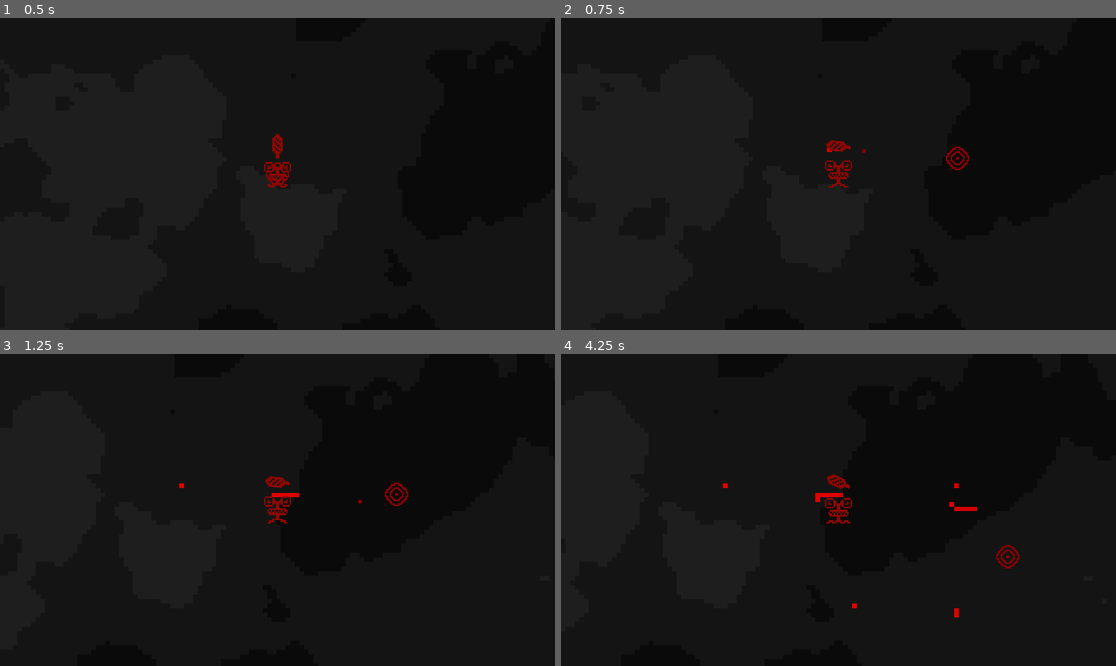
Above: before the commit, frames 1-4 (two rows, left to right).
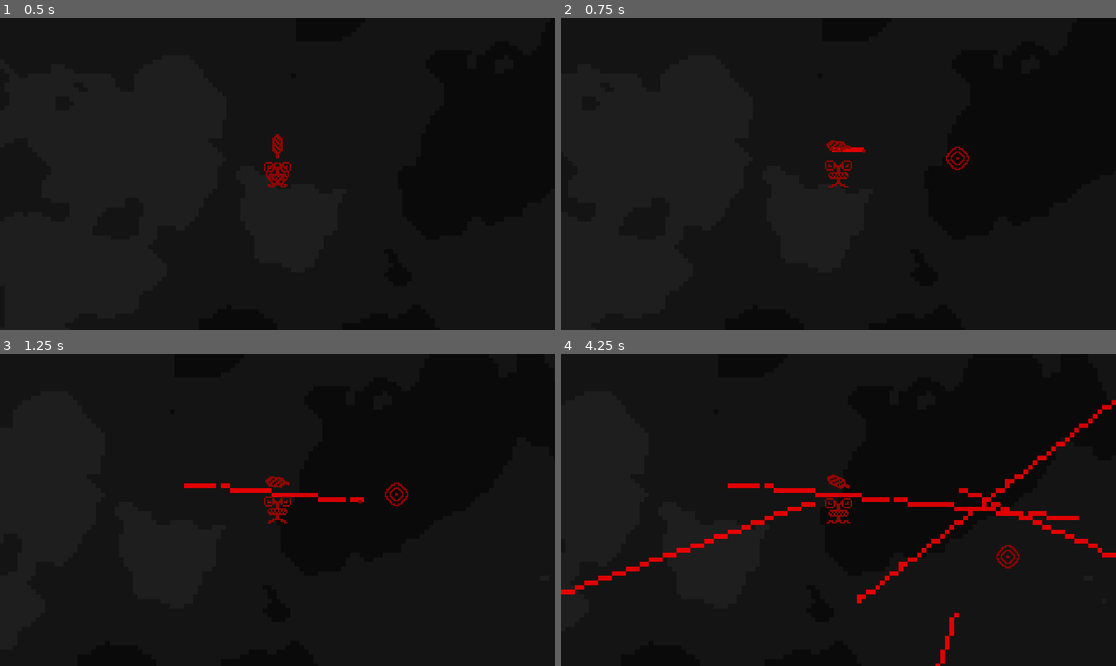
Above: after the commit, the same moments.

Repository: martindieck/color-contagion
Game: Godot game, scene res://Scenes/game.tscn
The game is run twice, just before and just after one commit, with the same random seed, the same clock (stepped at 60 frames per second) and the same inputs.
Inputs (mouse positions are in pixels of both pictures, inside the frame that each line leads up to):
- Up to frame 1 (0.5 s): no input
- Up to frame 2 (0.75 s): move the mouse to (960, 158) at 0.52 s; hold D (move_right) from 0.53 s (still down); click (960, 158) at 0.6 s
- Up to frame 3 (1.25 s): keep holding D (move_right)
- Up to frame 4 (4.25 s): move the mouse to (727, 525) at 1.27 s; release D (move_right) at 1.28 s; hold Down (move_down) 1.28-2.03 s; click (727, 525) at 1.35 s; move the mouse to (894, 441) at 2.02 s; hold D (move_right) 2.03-2.78 s; click (894, 441) at 2.1 s; move the mouse to (810, 572) at 2.77 s; hold W (move_up) 2.78-3.53 s; click (810, 572) at 2.85 s; move the mouse to (1005, 556) at 3.52 s; hold A (move_left) from 3.53 s (still down); click (1005, 556) at 3.6 s

Frame 1 is identical in both runs. In frame 2, less than 0.1% of the frame differs, in the area x 47-55%, y 41-43%; in frame 3, 0.4%; in frame 4, 2.8%, in the area x 0-100%, y 14-100%.

Commit message:
Got the Painting to Work

Diff:
--- a/Godot Project/bullet.gd
+++ b/Godot Project/Scenes/bullet.gd
@@ -14,5 +14,4 @@
 	if travelled_distance > RANGE:
 		queue_free()
 
-func _on_body_entered(body):
 	tilemap.change_tileset(position)
--- a/Godot Project/Scenes/bullet.gdshader
+++ /dev/null
@@ -1,15 +0,0 @@
-shader_type canvas_item;
-
-uniform vec2 bullet_hit;
-
-void fragment() {
-    // Calculate distance to the bullet hit
-    float dist = distance(bullet_hit, SCREEN_UV);
-
-    // Adjust the range and intensity based on your preferences
-    float range = 0.05;
-    float intensity = 0.7;
-
-    // Apply red color gradually along the trace
-    COLOR.rgb += vec3(1.0, 0.0, 0.0) * smoothstep(range, 0.0, dist) * intensity;
-}
--- a/Godot Project/Scenes/bullet.tscn
+++ b/Godot Project/Scenes/bullet.tscn
@@ -1,6 +1,6 @@
 [gd_scene load_steps=4 format=3 uid="uid://lxrvc5jqeksg"]
 
-[ext_resource type="Script" path="res://bullet.gd" id="1_durx4"]
+[ext_resource type="Script" path="res://Scenes/bullet.gd" id="1_76aeo"]
 [ext_resource type="Texture2D" uid="uid://b8wknjdk855hl" path="res://Sprites/Bullet.png" id="2_wj32t"]
 
 [sub_resource type="RectangleShape2D" id="RectangleShape2D_r7xf0"]
@@ -11,7 +11,7 @@
 scale = Vector2(6, 6)
 collision_layer = 3
 collision_mask = 3
-script = ExtResource("1_durx4")
+script = ExtResource("1_76aeo")
 
 [node name="CollisionShape2D" type="CollisionShape2D" parent="."]
 shape = SubResource("RectangleShape2D_r7xf0")
--- a/Godot Project/terrain.gd
+++ b/Godot Project/Scenes/terrain.gd
@@ -15,7 +15,10 @@
 	var x_coord = tile_pos.x
 	var y_coord = tile_pos.y
 	var dict_key = str(Vector2(x_coord,y_coord))
-	tile_dict[dict_key] = true
+	if dict_key in tile_dict && tile_dict[dict_key]:
+		pass
+	else:
+		tile_dict[dict_key] = true
 
 func _process(delta):
 	generate_chunk(player.position)
--- a/Godot Project/Scenes/terrain.tscn
+++ b/Godot Project/Scenes/terrain.tscn
@@ -1,46 +1,21 @@
 [gd_scene load_steps=5 format=3 uid="uid://jhqd3iimsw3n"]
 
 [ext_resource type="Texture2D" uid="uid://bujntn61cwl53" path="res://Sprites/Full_Terrain-Sheet.png" id="2_4s4ki"]
-[ext_resource type="Script" path="res://terrain.gd" id="2_c6ha0"]
+[ext_resource type="Script" path="res://Scenes/terrain.gd" id="2_c6ha0"]
 
 [sub_resource type="TileSetAtlasSource" id="TileSetAtlasSource_7lfpm"]
 texture = ExtResource("2_4s4ki")
 0:0/next_alternative_id = 2
 0:0/0 = 0
-0:0/0/physics_layer_0/linear_velocity = Vector2(0, 0)
-0:0/0/physics_layer_0/angular_velocity = 0.0
-0:0/0/physics_layer_0/polygon_0/points = PackedVector2Array(-8, -8, 8, -8, 8, 8, -8, 8)
-0:0/1 = 1
-0:0/1/physics_layer_0/linear_velocity = Vector2(0, 0)
-0:0/1/physics_layer_0/angular_velocity = 0.0
 1:0/0 = 0
-1:0/0/physics_layer_0/linear_velocity = Vector2(0, 0)
-1:0/0/physics_layer_0/angular_velocity = 0.0
-1:0/0/physics_layer_0/polygon_0/points = PackedVector2Array(-8, -8, 8, -8, 8, 8, -8, 8)
 2:0/0 = 0
-2:0/0/physics_layer_0/linear_velocity = Vector2(0, 0)
-2:0/0/physics_layer_0/angular_velocity = 0.0
-2:0/0/physics_layer_0/polygon_0/points = PackedVector2Array(-8, -8, 8, -8, 8, 8, -8, 8)
 3:0/0 = 0
-3:0/0/physics_layer_0/linear_velocity = Vector2(0, 0)
-3:0/0/physics_layer_0/angular_velocity = 0.0
-3:0/0/physics_layer_0/polygon_0/points = PackedVector2Array(-8, -8, 8, -8, 8, 8, -8, 8)
 0:1/0 = 0
-0:1/0/physics_layer_0/linear_velocity = Vector2(0, 0)
-0:1/0/physics_layer_0/angular_velocity = 0.0
 1:1/0 = 0
-1:1/0/physics_layer_0/linear_velocity = Vector2(0, 0)
-1:1/0/physics_layer_0/angular_velocity = 0.0
 2:1/0 = 0
-2:1/0/physics_layer_0/linear_velocity = Vector2(0, 0)
-2:1/0/physics_layer_0/angular_velocity = 0.0
 3:1/0 = 0
-3:1/0/physics_layer_0/linear_velocity = Vector2(0, 0)
-3:1/0/physics_layer_0/angular_velocity = 0.0
 
 [sub_resource type="TileSet" id="TileSet_wuhfj"]
-physics_layer_0/collision_layer = 2
-physics_layer_0/collision_mask = 2
 sources/0 = SubResource("TileSetAtlasSource_7lfpm")
 
 [node name="Terrain" type="TileMap"]
--- a/Godot Project/Shaders/color.gdshader
+++ /dev/null
@@ -1,12 +0,0 @@
-shader_type canvas_item;
-
-void fragment() {
-	vec4 color = texture(TEXTURE, UV);
-
-	if (color.r == 0.0 && color.g == 0.0 && color.b == 0.0) {
-		COLOR = vec4(0.8, 0.0, 0.0, 1.0);
-	}
-	else {
-		COLOR = color;
-	}
-}
--- a/Godot Project/Shaders/shader.tres
+++ /dev/null
@@ -1,6 +0,0 @@
-[gd_resource type="ShaderMaterial" load_steps=2 format=3 uid="uid://df2pwlsc15hb3"]
-
-[ext_resource type="Shader" path="res://Shaders/color.gdshader" id="1_wtcqd"]
-
-[resource]
-shader = ExtResource("1_wtcqd")
Binary file removed: Godot Project/Shaders/black.png
Not shown, removed: Godot Project/Shaders/black.png.import
